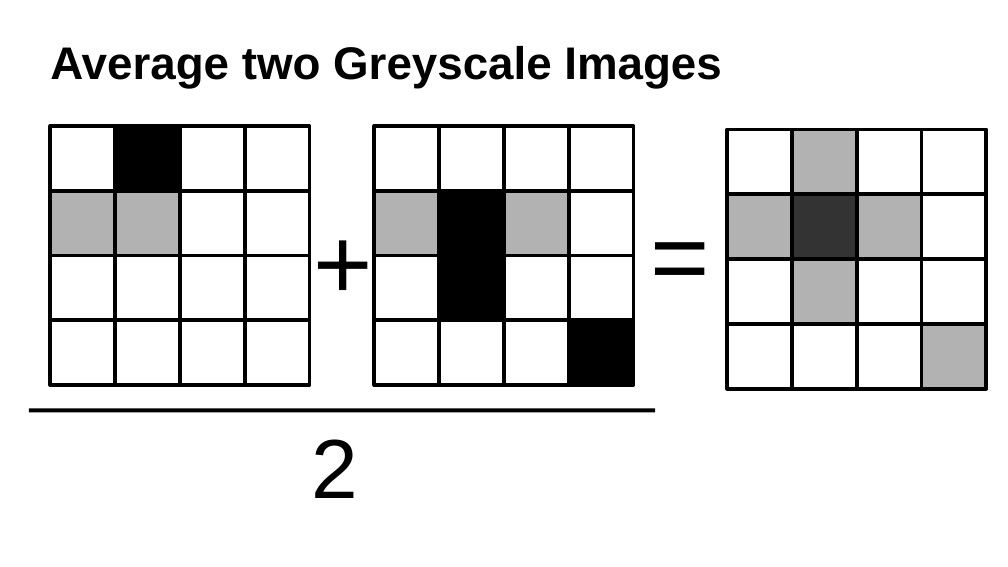
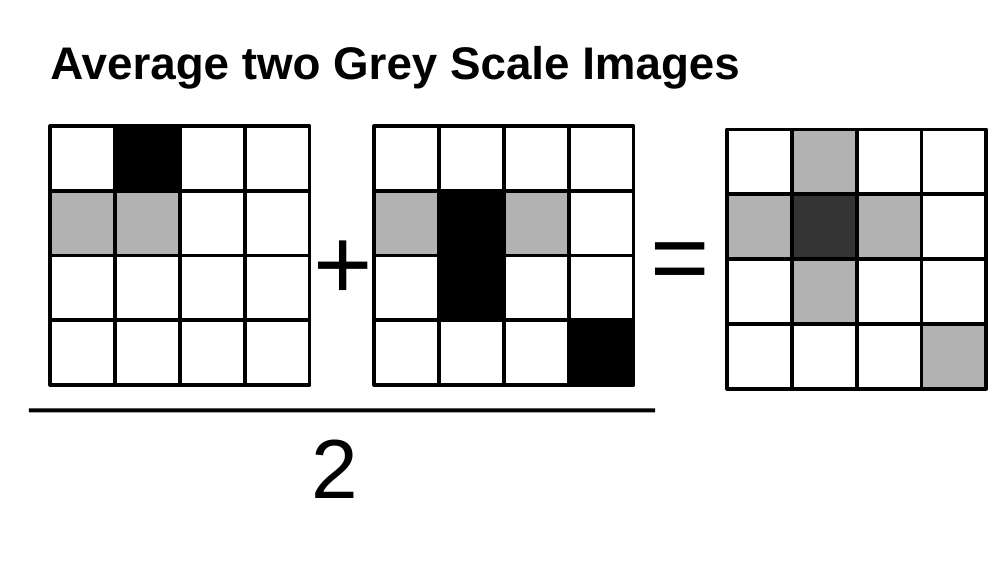
Before and after one commit to ax3l/datenspuren_2016, a slide deck: slide 26 of Slides.odp (slide 21 before the commit). Drawn at 1008x567 pixels with LibreOffice and Linux fonts; fonts in the diff are those of the drawing; background and template pictures are left out. Boxes give left, top, right and bottom in pixels: in the first picture for what was removed or moved away, otherwise in the second. Text is boxed around its words. In the diff, an @@ line names an element or a change of style, - is before the commit and + after.

```diff
--- a/Slides.odp
+++ b/Slides.odp
@@ title at (50, 46, 739, 89): text changed @@
-Average two Greyscale Images
+Average two Grey Scale Images
```
Also in this commit, not shown: 5 other slides changed, 5 slides added.
